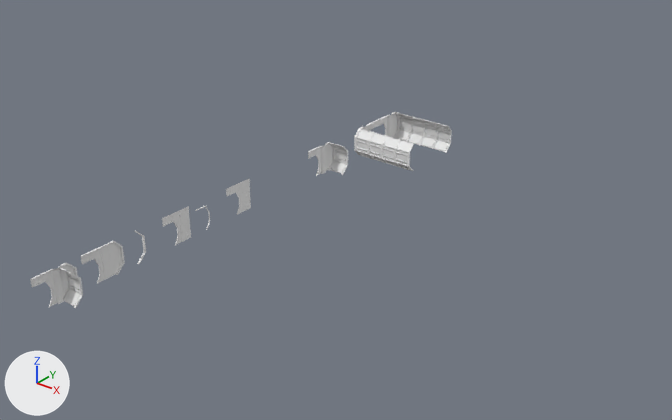
One commit to the Blender file sciFiDoor001.blend: the scene before it, then after it.
Before and after are seen from a camera (50 mm lens) standing at (72.7, -85.1, 49.7) and looking at (14.4, -12.3, 4.6). The axes (+X, +Y, +Z) are drawn at lower left. The lights are the same throughout. The first picture is the older version.
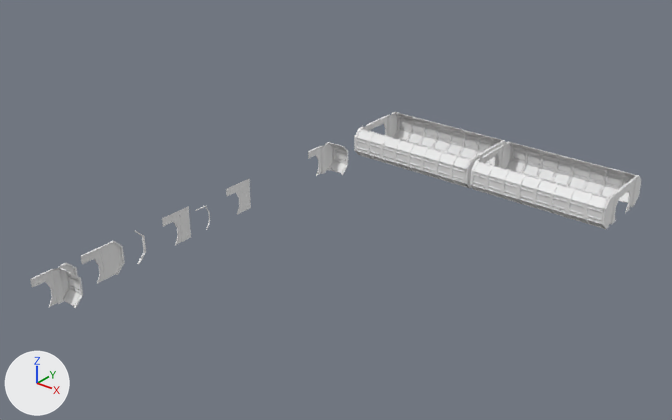
What differs and where, as boxes (x1, y1, x2, y2) in the pictures (672 x 420 px):
'Plane.025', added: after (551, 162, 607, 219)
'Plane.024', added: after (535, 158, 590, 214)
'Plane.026', added: after (568, 166, 623, 224)
'Plane.023', added: after (518, 154, 574, 208)
'Plane.022', added: after (503, 150, 559, 204)
'Plane.021', added: after (487, 146, 543, 199)
'Plane.020', added: after (472, 142, 528, 194)
'Plane.015', added: after (423, 129, 479, 179)
'Plane.028', added: after (602, 175, 641, 229)
'Plane.014', added: after (409, 126, 465, 175)
'Plane.027', added: after (585, 171, 636, 229)
'Plane.016', added: after (437, 133, 493, 184)
'Plane.019', added: after (470, 141, 513, 190)
'Plane.017', added: after (451, 137, 502, 188)
'Plane.018', added: after (465, 140, 506, 188)

The change in detail:
Object 'Plane.028' (ob_plane_028) is new; it shows a copy of the mesh of ob_plane_009.
Its location is (36.5, 15.0, 0.0).
Its rotation in degrees is (-180, 90, 0).
Object 'Plane.027' (ob_plane_027) is new; it shows a copy of the mesh of ob_plane_013.
Its location is (36.4, 19.0, 0.0).
Its rotation in degrees is (0, 270, 0).
Its scale is (1.0, 2.0, 2.0).
Object 'Plane.026' (ob_plane_026) is new; it shows a copy of the mesh of ob_plane_013.
Its location is (34.2, 19.0, 0.0).
Its rotation in degrees is (0, 270, 0).
Its scale is (1.0, 2.0, 2.0).
Object 'Plane.025' (ob_plane_025) is new; it shows a copy of the mesh of ob_plane_013.
Its location is (32.0, 19.0, 0.0).
Its rotation in degrees is (0, 270, 0).
Its scale is (1.0, 2.0, 2.0).
Object 'Plane.024' (ob_plane_024) is new; it shows a copy of the mesh of ob_plane_013.
Its location is (29.8, 19.0, 0.0).
Its rotation in degrees is (0, 270, 0).
Its scale is (1.0, 2.0, 2.0).
Object 'Plane.023' (ob_plane_023) is new; it shows a copy of the mesh of ob_plane_013.
Its location is (27.6, 19.0, 0.0).
Its rotation in degrees is (0, 270, 0).
Its scale is (1.0, 2.0, 2.0).
Object 'Plane.022' (ob_plane_022) is new; it shows a copy of the mesh of ob_plane_013.
Its location is (25.4, 19.0, 0.0).
Its rotation in degrees is (0, 270, 0).
Its scale is (1.0, 2.0, 2.0).
Object 'Plane.021' (ob_plane_021) is new; it shows a copy of the mesh of ob_plane_013.
Its location is (23.2, 19.0, 0.0).
Its rotation in degrees is (0, 270, 0).
Its scale is (1.0, 2.0, 2.0).
Object 'Plane.020' (ob_plane_020) is new; it shows a copy of the mesh of ob_plane_013.
Its location is (21.0, 19.0, 0.0).
Its rotation in degrees is (0, 270, 0).
Its scale is (1.0, 2.0, 2.0).
Object 'Plane.019' (ob_plane_019) is new; it shows a copy of the mesh of ob_plane_009.
Its location is (18.5, 15.0, 0.0).
Its rotation in degrees is (0, 90, 0).
Object 'Plane.018' (ob_plane_018) is new; it shows a copy of the mesh of ob_plane_009.
Its location is (18.0, 15.0, 0.0).
Its rotation in degrees is (-180, 90, 0).
Object 'Plane.017' (ob_plane_017) is new; it shows a copy of the mesh of ob_plane_013.
Its location is (17.9, 19.0, 0.0).
Its rotation in degrees is (0, 270, 0).
Its scale is (1.0, 2.0, 2.0).
Object 'Plane.016' (ob_plane_016) is new; it shows a copy of the mesh of ob_plane_013.
Its location is (15.7, 19.0, 0.0).
Its rotation in degrees is (0, 270, 0).
Its scale is (1.0, 2.0, 2.0).
Object 'Plane.015' (ob_plane_015) is new; it shows a copy of the mesh of ob_plane_013.
Its location is (13.5, 19.0, 0.0).
Its rotation in degrees is (0, 270, 0).
Its scale is (1.0, 2.0, 2.0).
Object 'Plane.014' (ob_plane_014) is new; it shows a copy of the mesh of ob_plane_013.
Its location is (11.3, 19.0, 0.0).
Its rotation in degrees is (0, 270, 0).
Its scale is (1.0, 2.0, 2.0).
